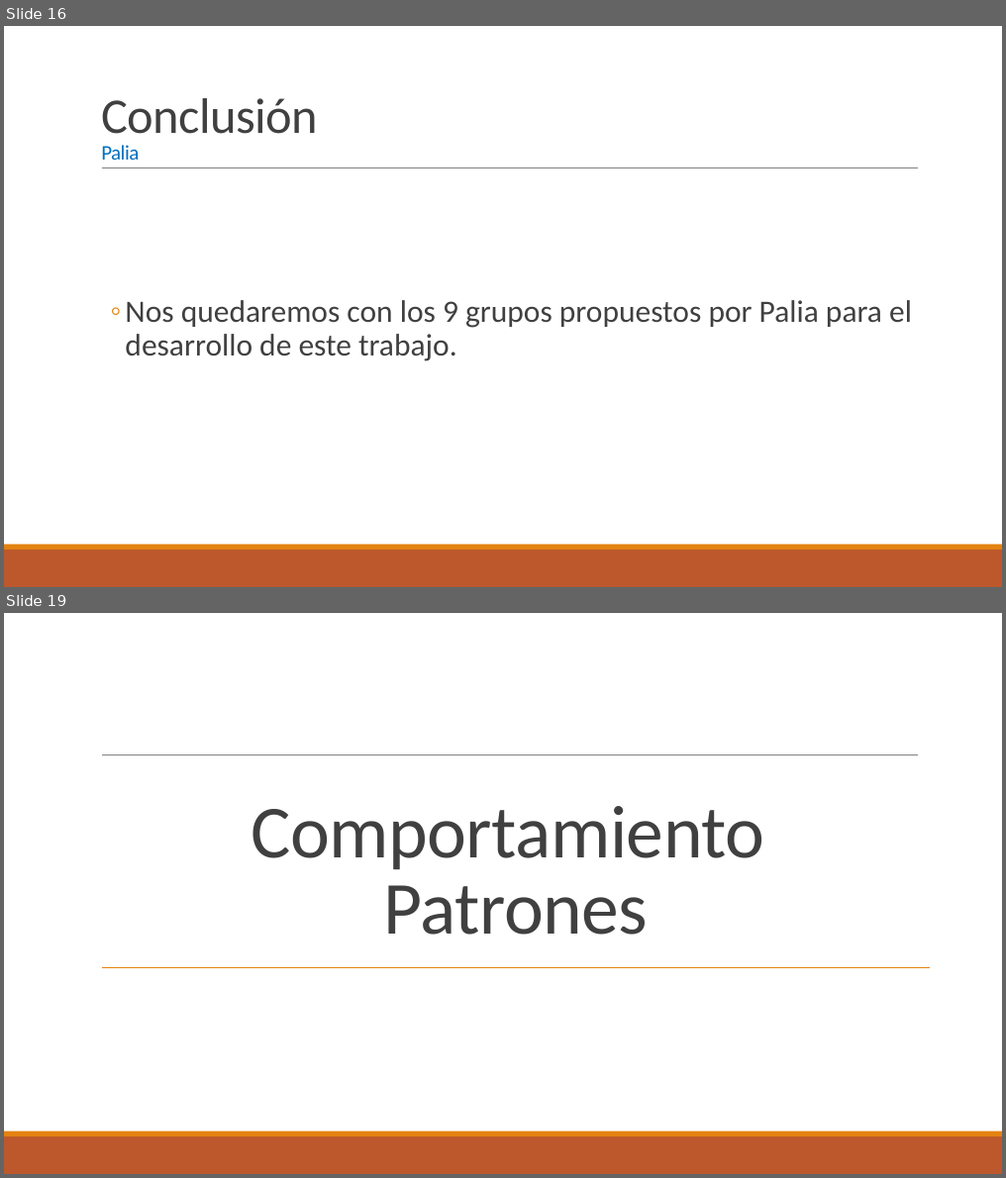
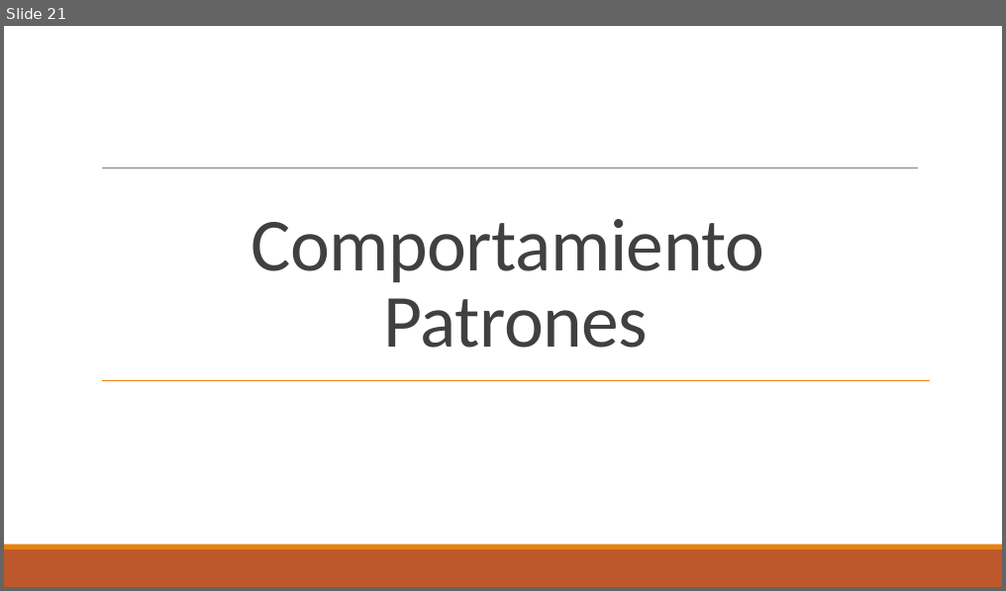
Before and after one commit to cealvarez/Repo-FONDECYT, a slide deck: Tesis/Nicolas/Análisis de Datos.pptx. Shown one above the other, each under a label of ours: slides 16 and 19 before the commit, slide 21 after it; the slides between them are not shown. The pictures are 1006x1178 and 1006x591 pixels, drawn with LibreOffice and Linux fonts; fonts in the diff are those of the drawing. Boxes give left, top, right and bottom in pixels: in the first picture for what was removed or moved away, otherwise in the second. Text is boxed around its words. In the diff, an @@ line names an element or a change of style, - is before the commit and + after.

```diff
--- a/Tesis/Nicolas/Análisis de Datos.pptx
+++ b/Tesis/Nicolas/Análisis de Datos.pptx
@@ slide 16 removed at bbox=[4, 26, 1002, 587], background #FFFFFF; not listed: 3 template elements that a slide beside it also shows @@
@@ title removed at bbox=[101, 98, 318, 160] @@
-Conclusión
-Palia
@@ text removed at bbox=[125, 300, 912, 362] @@
-  ◦ Nos quedaremos con los 9 grupos propuestos por Palia para el desarrollo de este trabajo.
@@ what was slide 19 is now slide 21 @@
```
Also in this commit, not shown: 9 slides changed, 11 slides added, 8 other slides removed, 9 other files.
